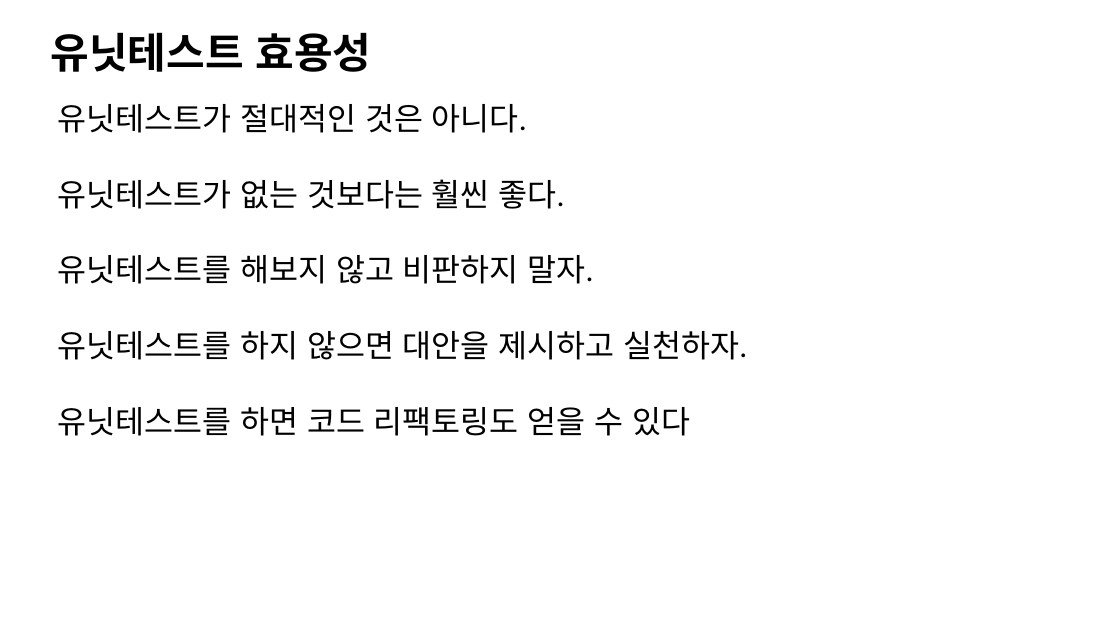
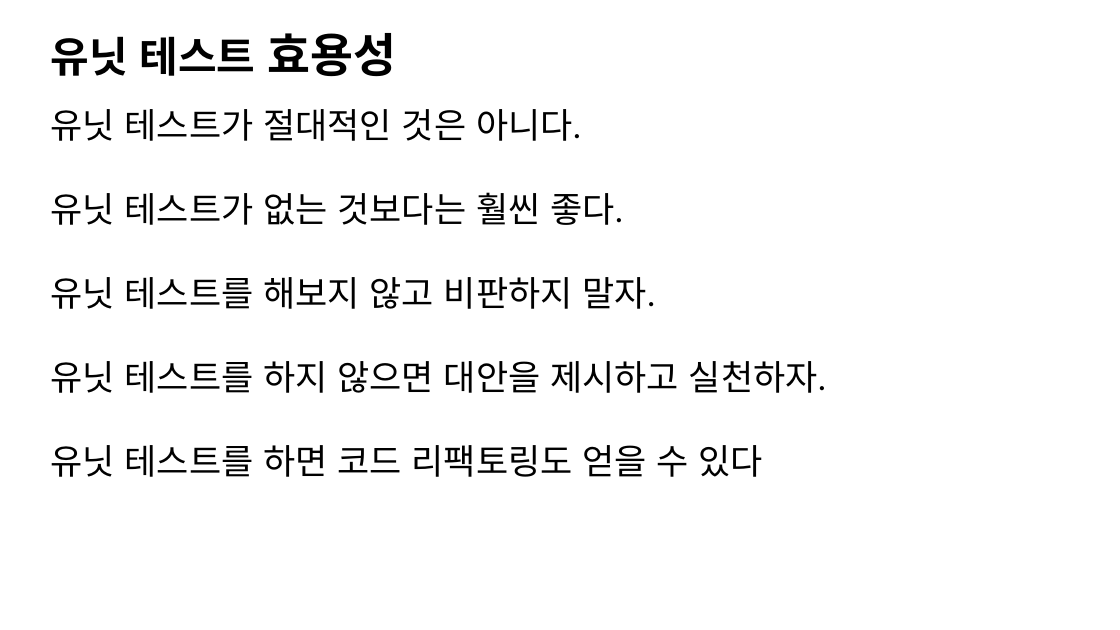
Before and after one commit to jacking75/conf_cpp_korea_2018-08, a slide deck: slide 16 of [C++ Korea 4th Seminar]Visual Cpp에서 유닛 테스트 하기.pptx (slide 11 before the commit). Drawn at 1120x630 pixels with LibreOffice and Linux fonts; fonts in the diff are those of the drawing. Boxes give left, top, right and bottom in pixels: in the first picture for what was removed or moved away, otherwise in the second. Text is boxed around its words. In the diff, an @@ line names an element or a change of style, - is before the commit and + after.

```diff
--- a/[C++ Korea 4th Seminar]Visual Cpp에서 유닛 테스트 하기.pptx
+++ b/[C++ Korea 4th Seminar]Visual Cpp에서 유닛 테스트 하기.pptx
@@ text at bbox=[50, 33, 396, 76]: spaces changed @@
-유닛테스트 효용성
+유닛 테스트 효용성
@@ text at bbox=[50, 109, 827, 477]: text changed; size 54 to 60 pt @@
-유닛테스트가 절대적인 것은 아니다.
-유닛테스트가 없는 것보다는 훨씬 좋다.
-유닛테스트를 해보지 않고 비판하지 말자.
-유닛테스트를 하지 않으면 대안을 제시하고 실천하자.
-유닛테스트를 하면 코드 리팩토링도 얻을 수 있다
+유닛 테스트가 절대적인 것은 아니다.
+유닛 테스트가 없는 것보다는 훨씬 좋다.
+유닛 테스트를 해보지 않고 비판하지 말자.
+유닛 테스트를 하지 않으면 대안을 제시하고 실천하자.
+유닛 테스트를 하면 코드 리팩토링도 얻을 수 있다
```
Also in this commit, not shown: 15 other slides changed, 13 slides added, 7 slides removed.
